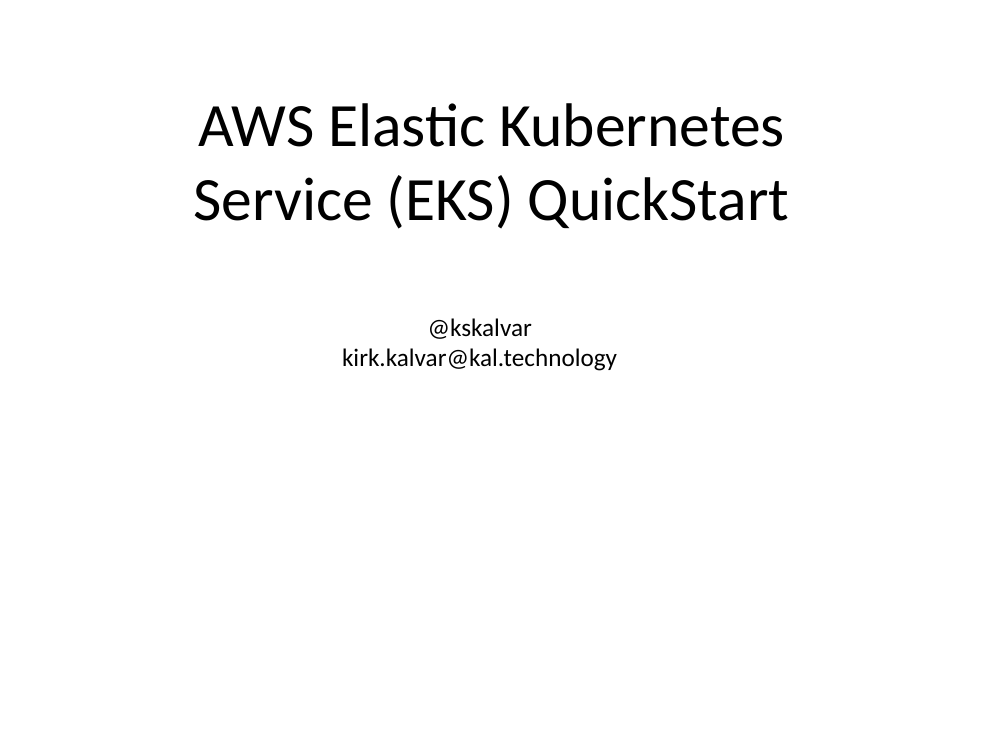
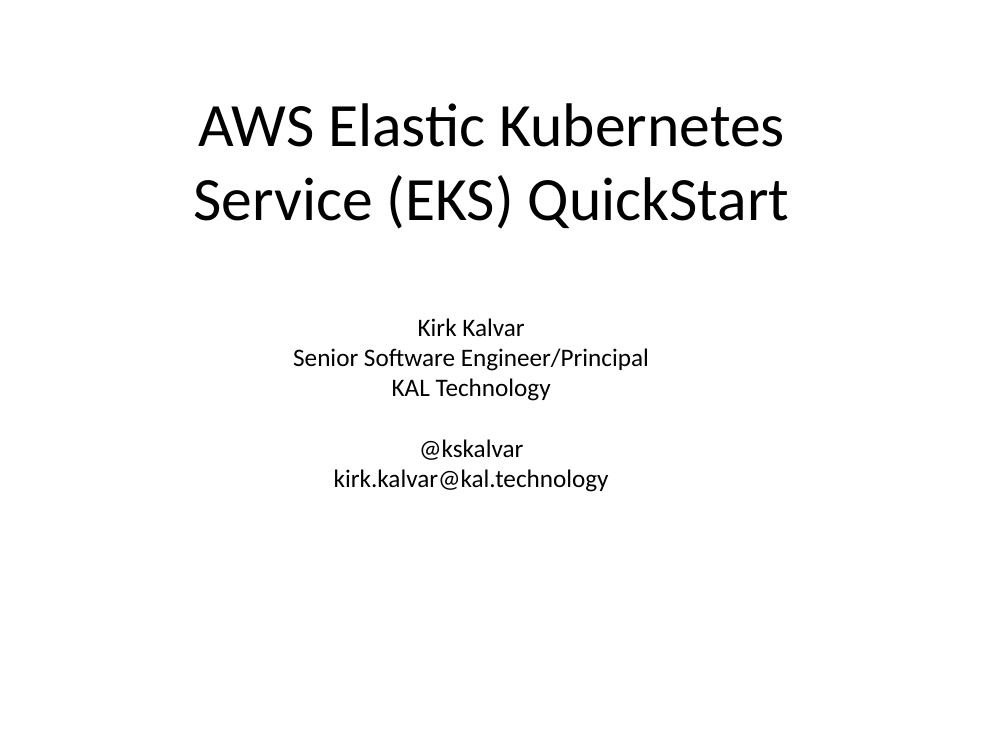
Before and after one commit to kskalvar/aws-eks-cluster-quickstart, a slide deck: slide 1 of slides/AWS-EKS-Cluster-Quickstart.pptx. Drawn at 1008x756 pixels with LibreOffice and Linux fonts; fonts in the diff are those of the drawing; background and template pictures are left out. Boxes give left, top, right and bottom in pixels: in the first picture for what was removed or moved away, otherwise in the second. Text is boxed around its words. In the diff, an @@ line names an element or a change of style, - is before the commit and + after.

Commit message:
Updated Slides

```diff
--- a/slides/AWS-EKS-Cluster-Quickstart.pptx
+++ b/slides/AWS-EKS-Cluster-Quickstart.pptx
@@ text "Kirk Kalvar": place and size @@
-text "Kirk Kalvar" at <box>342,318,617,371</box>
+text "Kirk Kalvar" at <box>293,318,649,492</box>
@@ text at <box>293,318,649,401</box>: paragraphs added @@
+Kirk Kalvar
+Senior Software Engineer/Principal
+KAL Technology
```
Also in this commit, not shown: 1 other slide changed.
